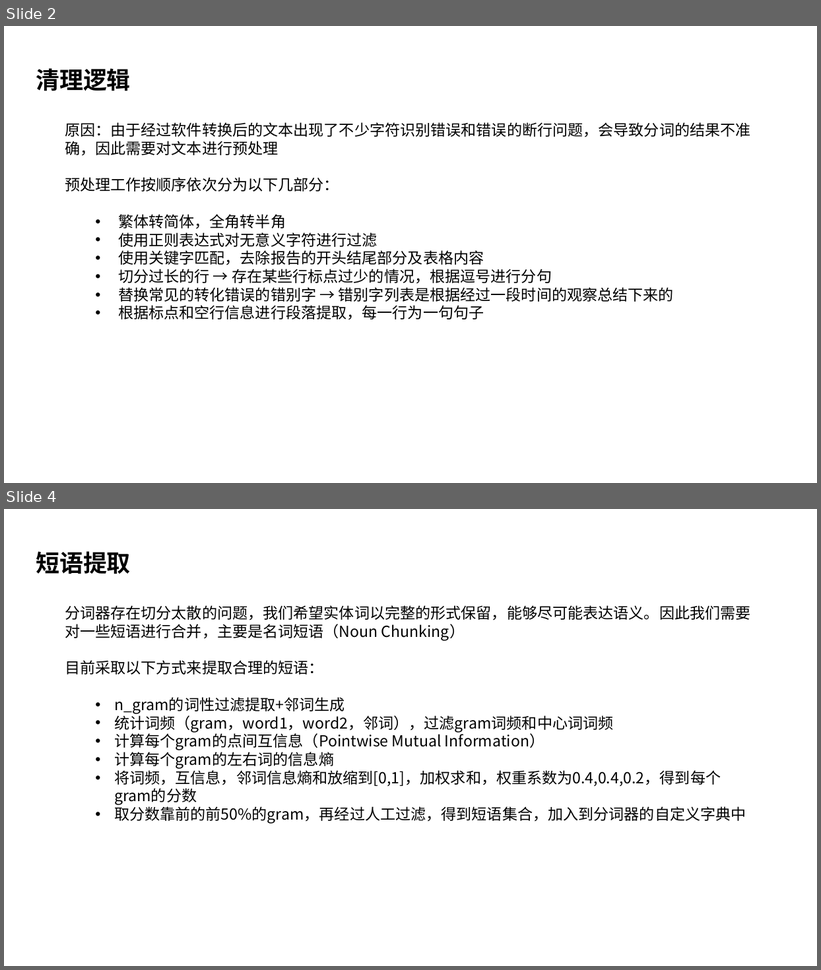
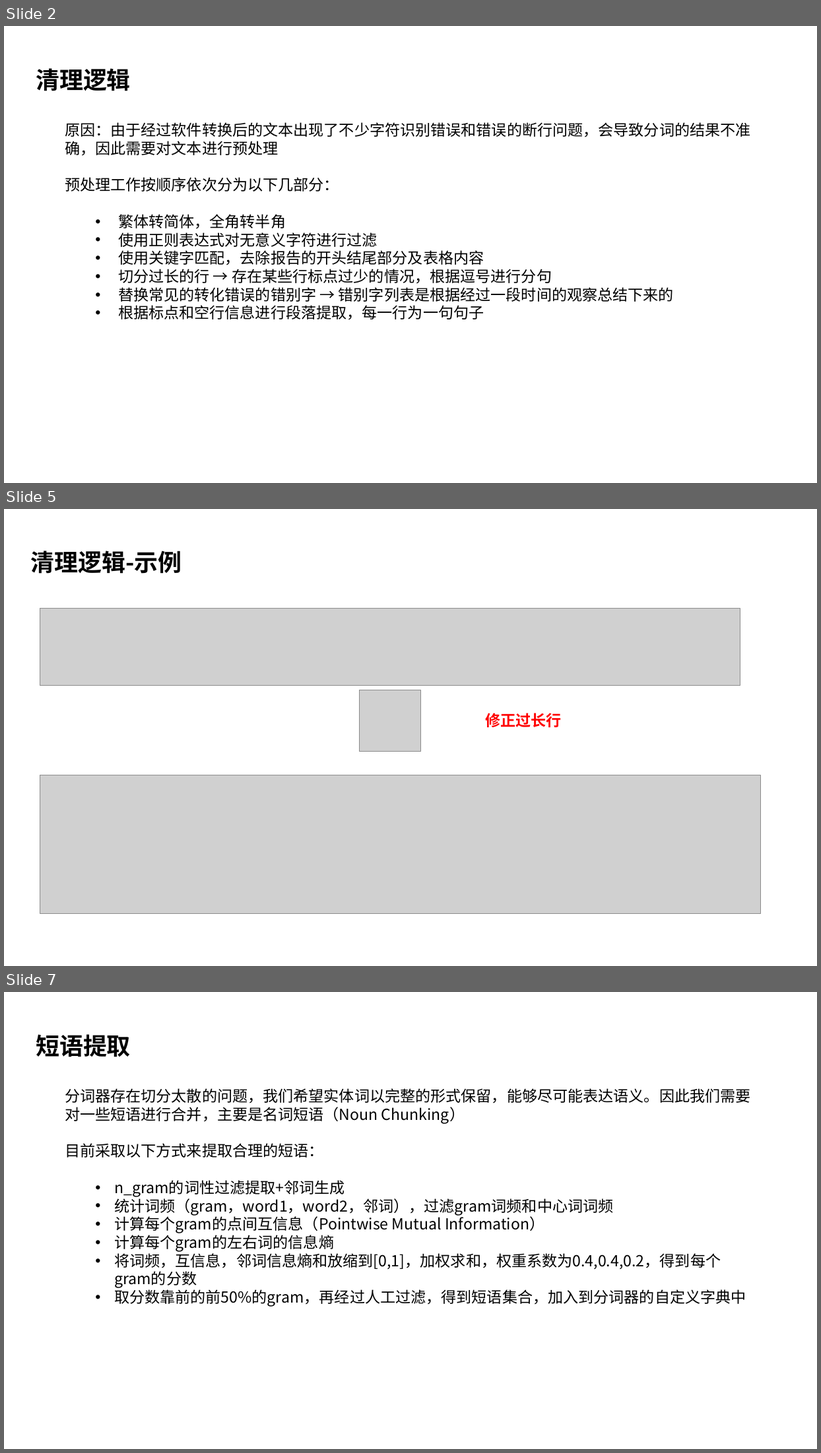
Before and after one commit to stevewyl/csr_report, a slide deck: CSR报告文本处理流程.pptx. Shown one above the other, each under a label of ours: slides 2 and 4 before the commit, slides 2, 5 and 7 after it; the slides between them are not shown. The pictures are 821x970 and 821x1453 pixels, drawn with LibreOffice and Linux fonts; fonts in the diff are those of the drawing; grey boxes stand for pictures. Boxes give left, top, right and bottom in pixels: in the first picture for what was removed or moved away, otherwise in the second. Text is boxed around its words. In the diff, an @@ line names an element or a change of style, - is before the commit and + after.

```diff
--- a/CSR报告文本处理流程.pptx
+++ b/CSR报告文本处理流程.pptx
@@ slide 5 added at <box>4,509,817,966</box>, background #FFFFFF @@
@@ text added at <box>31,551,182,574</box>, 28 pt, text #000000, bold @@
+清理逻辑-示例
@@ picture added at <box>40,609,741,686</box> @@
@@ picture added at <box>360,690,420,751</box> @@
@@ text added at <box>485,713,561,727</box>, 18 pt, text #FF0000, bold @@
+修正过长行
@@ picture added at <box>40,776,760,915</box> @@
@@ what was slide 4 is now slide 7 @@
```
Also in this commit, not shown: 5 slides changed, 6 other slides added, 1 slide removed, 31 other files.
